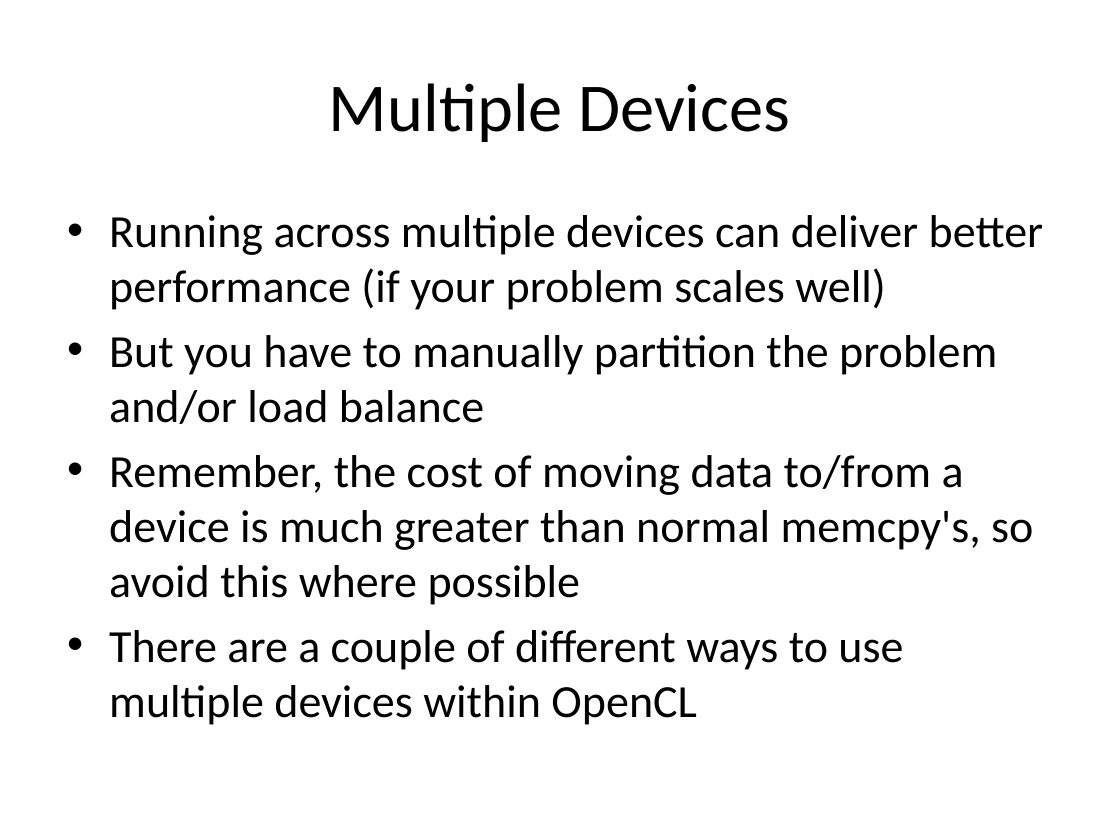
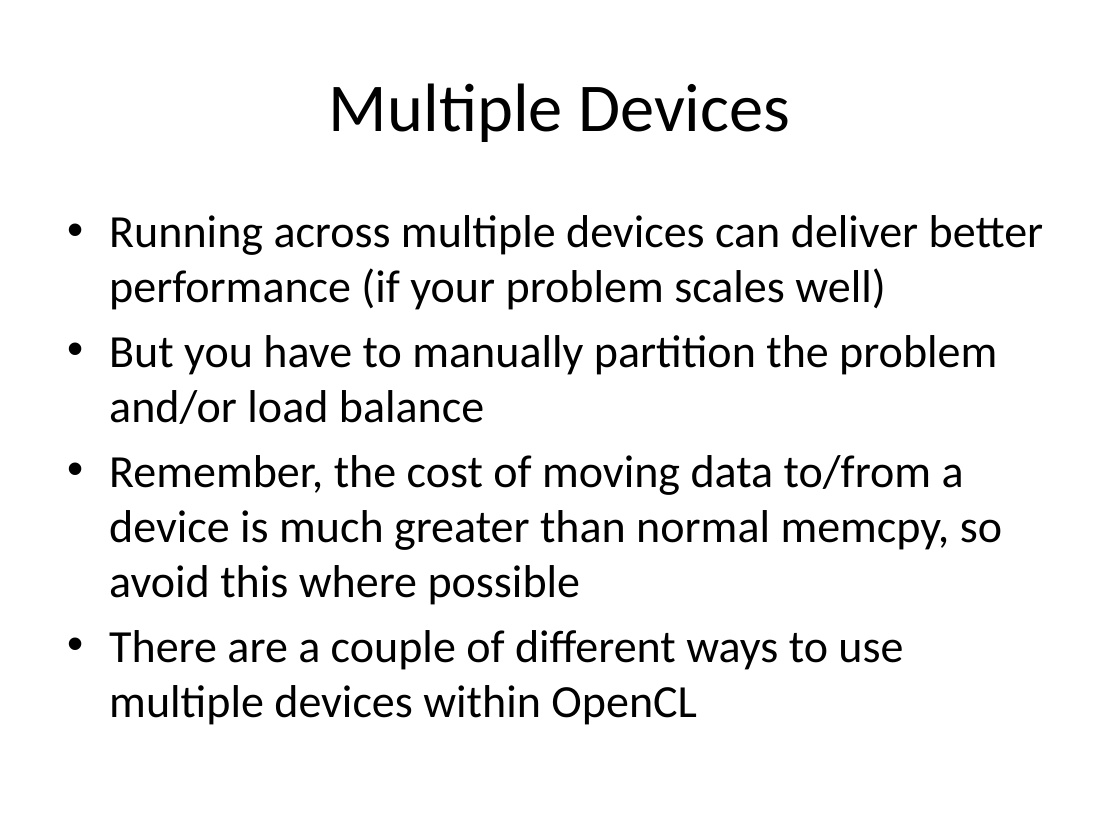
Before and after one commit to UoB-HPC/opencl-training-code, a slide deck: slide 6 of slides/advanced_part1.pptx. Drawn at 1120x840 pixels with LibreOffice and Linux fonts; fonts in the diff are those of the drawing. Boxes give left, top, right and bottom in pixels: in the first picture for what was removed or moved away, otherwise in the second. Text is boxed around its words. In the diff, an @@ line names an element or a change of style, - is before the commit and + after.

```diff
--- a/slides/advanced_part1.pptx
+++ b/slides/advanced_part1.pptx
@@ text at box(109, 455, 1002, 605): text changed @@
-• Remember, the cost of moving data to/from a device is much greater than normal memcpy's, so avoid this where possible
+• Remember, the cost of moving data to/from a device is much greater than normal memcpy, so avoid this where possible
```
Also in this commit, not shown: 5 other slides changed.
